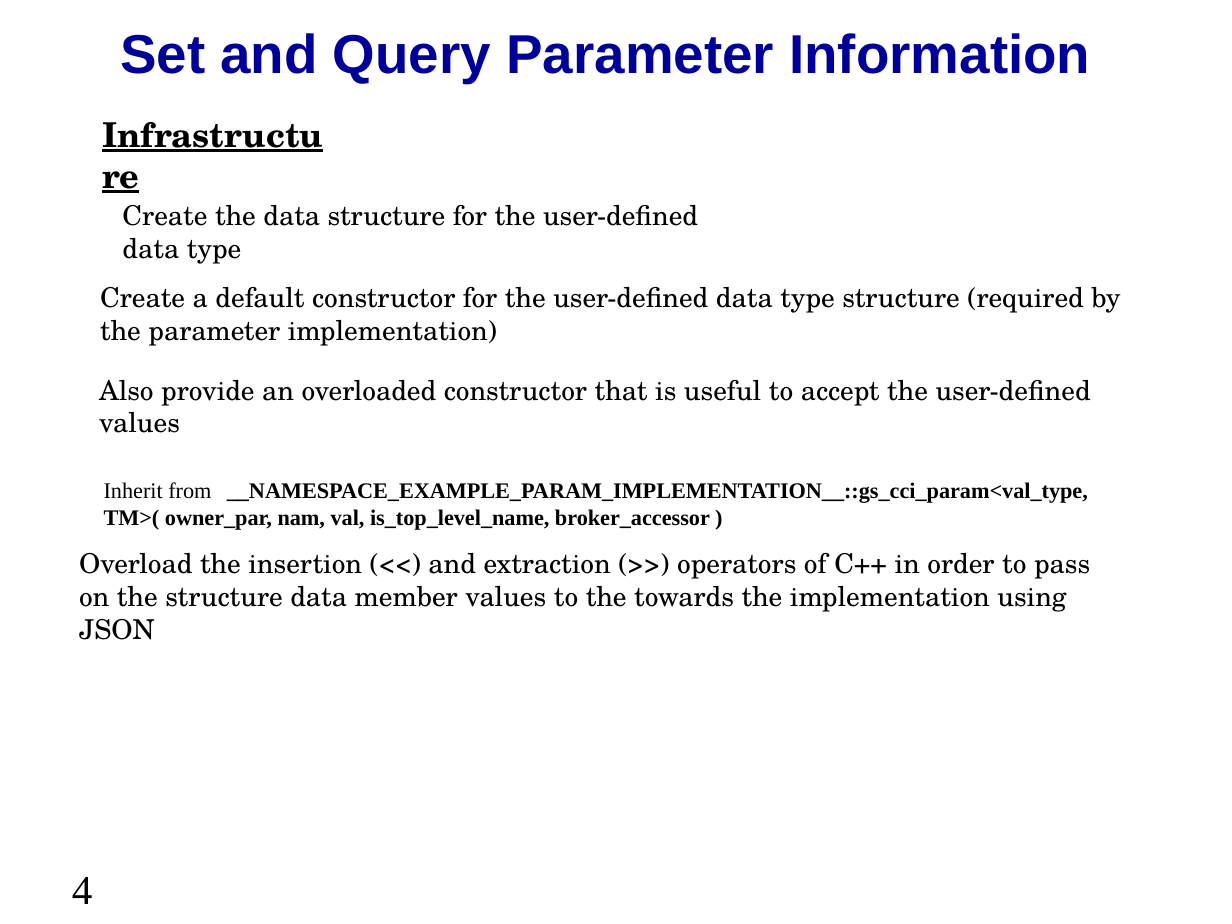
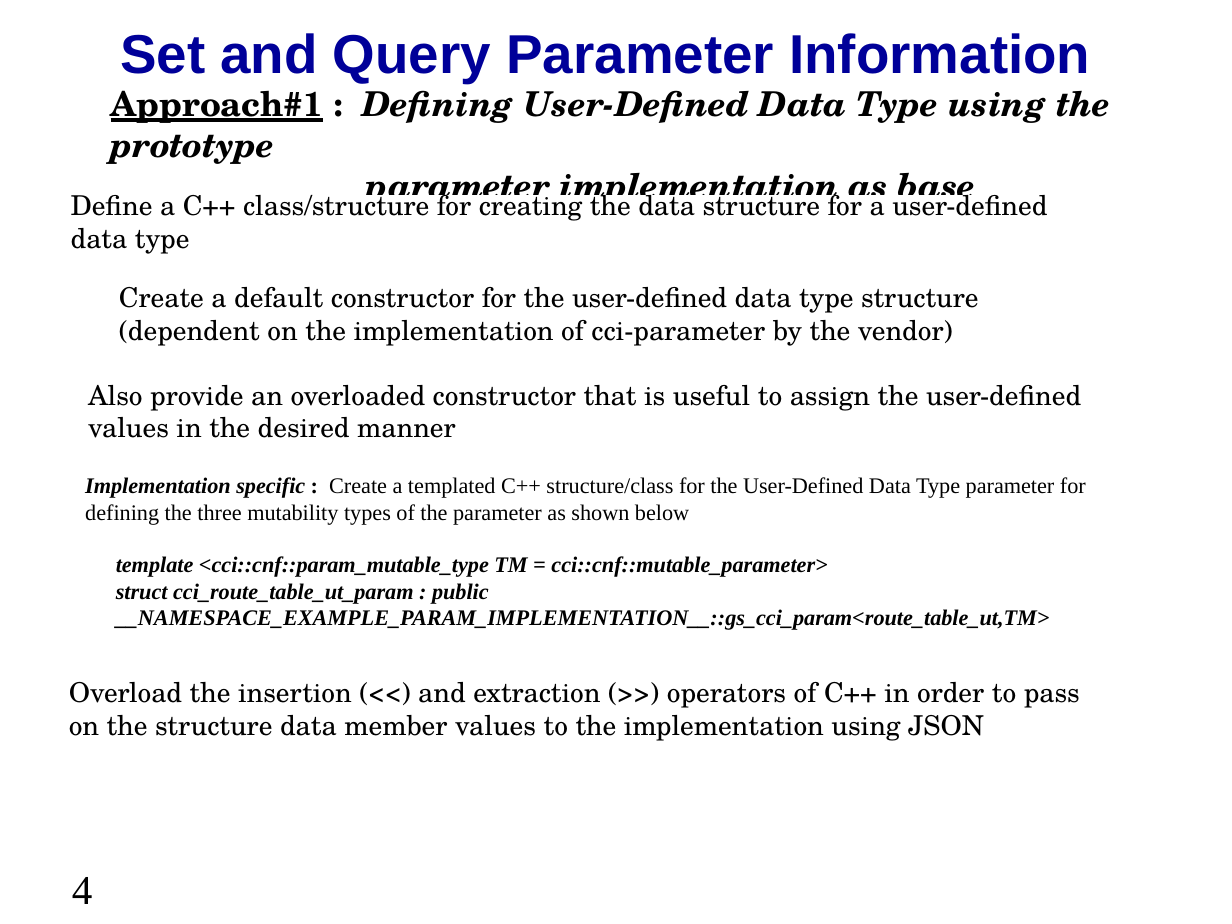
Before and after one commit to accellera-official/cci, a slide deck: slide 4 of examples/ex16_User_Defined_Data_Type/docs/ex16_User_Defined_Data_Type.ppt. Drawn at 1232x924 pixels with LibreOffice and Linux fonts; fonts in the diff are those of the drawing; background and template pictures are left out. Boxes give left, top, right and bottom in pixels: in the first picture for what was removed or moved away, otherwise in the second. Text is boxed around its words. In the diff, an @@ line names an element or a change of style, - is before the commit and + after.

Commit message:
Examples #7 -#15 documenation is updated in accordance to the Doxygen tags

```diff
--- a/examples/ex16_User_Defined_Data_Type/docs/ex16_User_Defined_Data_Type.ppt
+++ b/examples/ex16_User_Defined_Data_Type/docs/ex16_User_Defined_Data_Type.ppt
@@ rounded rectangle added at (83,102,1140,185), fill #FFFFFF, 20 pt, text #000000, bold, italic @@
+Approach#1 : Defining User-Defined Data Type using the prototype
+parameter implementation as base
@@ text removed at (83,123,344,185) @@
-Infrastructure
@@ text at (71,188,1047,254): text changed @@
-Create the data structure for the user-defined data type
+Define a C++ class/structure for creating the data structure for a user-defined data type
@@ text at (119,287,978,346): text changed @@
-Create a default constructor for the user-defined data type structure (required by the parameter implementation)
+Create a default constructor for the user-defined data type structure (dependent on the implementation of cci-parameter by the vendor)
@@ text at (88,385,1081,438): text changed @@
-Also provide an overloaded constructor that is useful to accept the user-defined values
+Also provide an overloaded constructor that is useful to assign the user-defined values in the desired manner
@@ text added at (85,477,1086,525), 13 pt, text #000000 @@
+Implementation specific : Create a templated C++ structure/class for the User-Defined Data Type parameter for defining the three mutability types of the parameter as shown below
@@ text removed at (104,482,1088,530) @@
-Inherit from __NAMESPACE_EXAMPLE_PARAM_IMPLEMENTATION__::gs_cci_param<val_type, TM>( owner_par, nam, val, is_top_level_name, broker_accessor )
@@ text added at (116,556,1050,630), 13 pt, text #000000, bold, italic @@
+template <cci::cnf::param_mutable_type TM = cci::cnf::mutable_parameter>
+struct cci_route_table_ut_param : public __NAMESPACE_EXAMPLE_PARAM_IMPLEMENTATION__::gs_cci_param<route_table_ut,TM>
@@ text at (69,682,1080,741): text changed @@
-Overload the insertion (<<) and extraction (>>) operators of C++ in order to pass on the structure data member values to the towards the implementation using JSON
+Overload the insertion (<<) and extraction (>>) operators of C++ in order to pass on the structure data member values to the implementation using JSON
```
Also in this commit, not shown: 9 other slides changed, 4 slides added, 1 slide removed, 35 other files.
